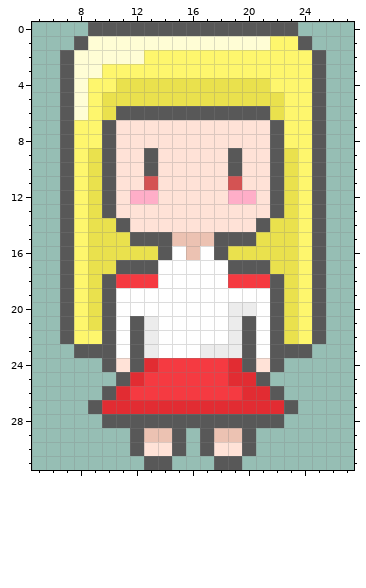
A pixel-art sprite gets an edit: MyFirstShoot/sprites/s_ene_boss/layers/27411481-478b-4f7a-9930-32e09b40c64e/f1982e09-799d-4dcb-b182-bf31e974a020.png. That is the earlier state.
The file is 64x64 pixels, drawn in blocks of 2x2; one block is one cell here. Shown: x 5..27, y 0..31.
Once edited:
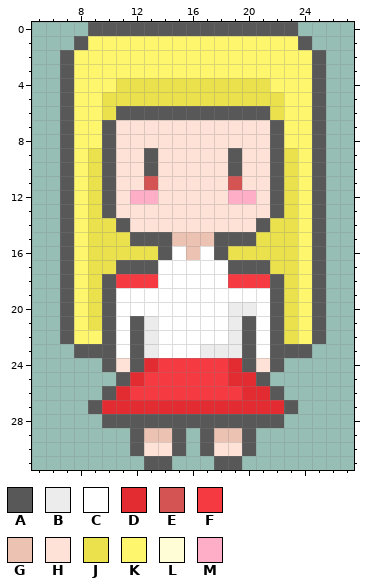
Palette (. is transparent): A #585858  B #ececec  C #ffffff  D #e22c32  E #d45353  F #f53a41  G #ecc2b2  H #ffe2d7  J #eae14d  K #fef66d  L #fffdd5  M #ffaec8
The edit:
{"y":1,"x":9,"old":"LLLLLLLLLLLLL","new":"KKKKKKKKKKKKK"}
{"y":2,"x":8,"old":"LLLLL","new":"KKKKK"}
{"y":3,"x":8,"old":"LL","new":"KK"}
{"y":4,"x":8,"old":"L","new":"K"}
{"y":5,"x":8,"old":"L","new":"K"}
{"y":6,"x":8,"old":"L","new":"K"}
{"label":"changed","picture_box":[74,36,270,120]}
